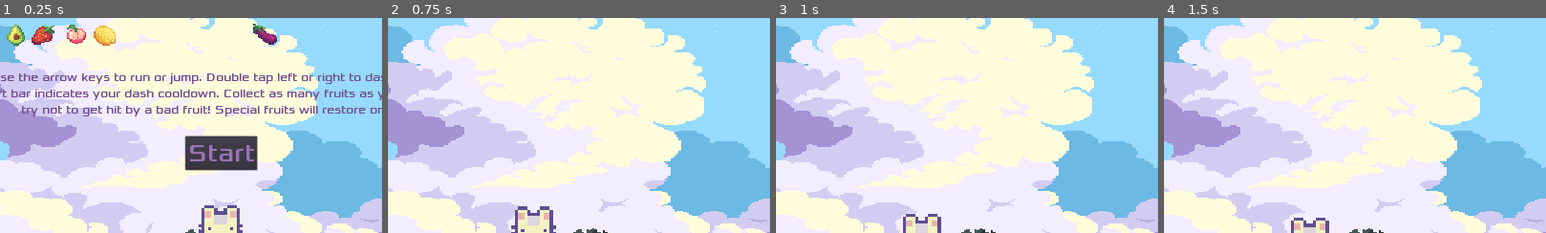
Above: before the commit, frames 1-4 (left to right).
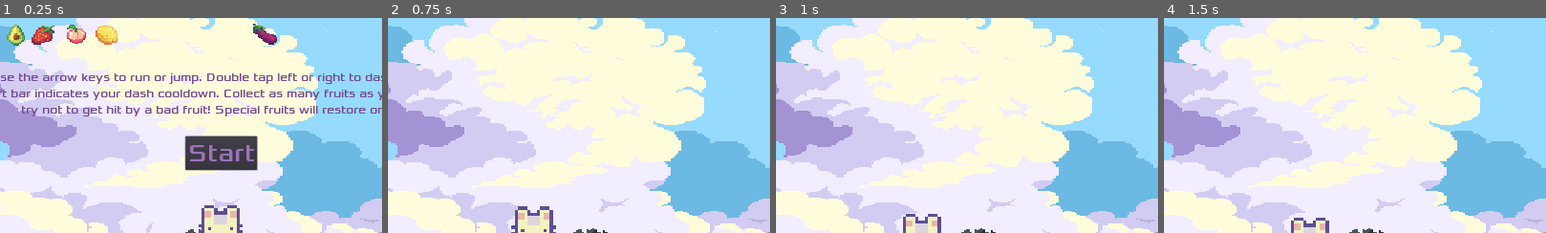
Above: after the commit, the same moments.

Repository: ColinKYuen/BQ-Game-Jam
Game: Godot game, scene res://Scenes/Main.tscn
Same seed, same stepped clock (60 frames per second), same inputs: the game is played once before the commit and once after it.
Inputs:
- Up to frame 1 (0.25 s): no input
- Up to frame 2 (0.75 s): click "Start" at 0.5 s
- Up to frame 3 (1 s): no input
- Up to frame 4 (1.5 s): hold D (move_right) from 1.28 s (still down)
The pictures show only the part of the screen within x 21-71%, y 36-86%; the shares and areas given below are measured in that part.

The runs differ from the first frame. In frame 1, 0.3% of the frame differs, in the area x 24-31%, y 3-13%; in frame 2, nothing differs; in frame 3, nothing differs; in frame 4, nothing differs.

Commit message:
Update HUD

Diff:
--- a/Scenes/HUD.tscn
+++ b/Scenes/HUD.tscn
@@ -184,7 +184,7 @@
 frame = 25
 
 [node name="Lemon" type="Sprite" parent="Fruits"]
-position = Vector2( 667, 434 )
+position = Vector2( 672, 432 )
 scale = Vector2( 3.75, 3.25 )
 texture = ExtResource( 4 )
 hframes = 38
